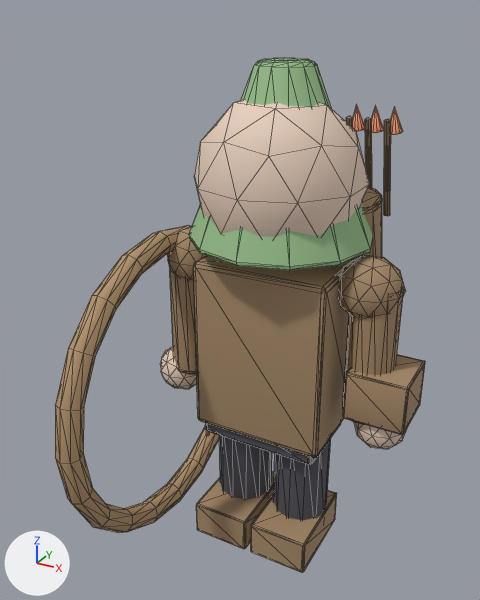
An edit to the glTF model adalides/assets/models/arquero.glb, drawn before and after from the same camera.
Before and after are seen from a 50 mm camera at (0.832, -1.756, 1.73) aimed at (-0.073, -0.11, 0.908). Every picture has the same lights, and +X, +Y and +Z are marked at lower left. The first picture is the older version. Mesh edges are drawn as thin lines. Vertices at exactly the same position are counted once.

The first picture shows 'arquero'.
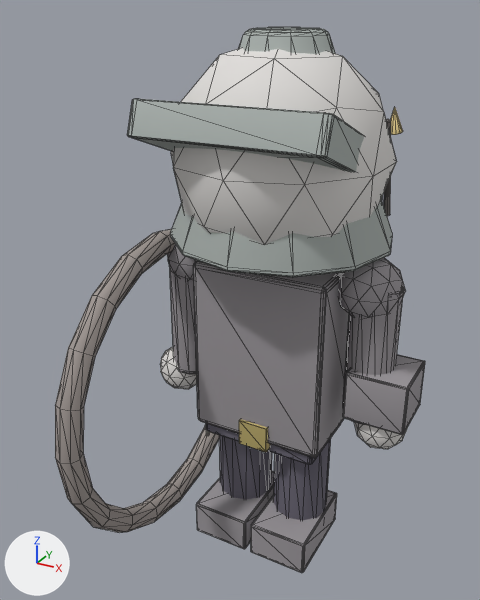
Pixel boxes (x1, y1, x2, y2) of what changed, in the pictures (480 x 600 px):
'arquero', recoloured, reshaped (brown to grey, 6% taller)
    before: (55, 58, 425, 572)
    after: (55, 27, 425, 573)
part 1 of me_cylinder_156, added
    after: (171, 48, 397, 245)
part 2 of me_cylinder_156, rebuilt (21% wider, 18% taller)
    before: (189, 58, 373, 270)
    after: (170, 27, 392, 278)
part 3 of me_cylinder_156, added (yellow)
    after: (239, 419, 270, 452)
part 4 of me_cylinder_156, added
    after: (127, 99, 365, 172)
part 5 of me_cylinder_156, built on (mostly hidden afterwards)
    before: (194, 99, 370, 464)
    after: (179, 198, 425, 464)
part 6 of me_cylinder_156, added
    after: (197, 471, 337, 573)

The change, as a diff of the scene's bpy script:
```diff
--- a/adalides/assets/models/arquero.glb.py
+++ b/adalides/assets/models/arquero.glb.py
@@ mat_ch_dark @@
 mat_ch_dark = principled_material('CH_dark')
-mat_ch_dark.base_color = (0.08, 0.08, 0.1)  # dark grey #505059
+mat_ch_dark.base_color = (0.14, 0.13, 0.17)  # grey #696573
 mat_ch_dark.roughness = 0.8
@@ mat_ch_leather @@
 mat_ch_leather = principled_material('CH_leather')
-mat_ch_leather.base_color = (0.38, 0.25, 0.14)  # brown #a68969
+mat_ch_leather.base_color = (0.33, 0.31, 0.33)  # grey #9b979b
 mat_ch_leather.roughness = 0.8
@@ mat_ch_skin @@
 mat_ch_skin = principled_material('CH_skin')
-mat_ch_skin.base_color = (0.8, 0.62, 0.5)  # beige #e7cebc
+mat_ch_skin.base_color = (0.74, 0.72, 0.7)  # light grey #dfddda
 mat_ch_skin.roughness = 0.8
@@ mat_ch_green @@
 mat_ch_green = principled_material('CH_green')
-mat_ch_green.base_color = (0.3, 0.5, 0.25)  # green #95bc89
+mat_ch_green.base_color = (0.4, 0.44, 0.42)  # grey #aab1ad
 mat_ch_green.roughness = 0.8
@@ mat_ch_wood @@
 mat_ch_wood = principled_material('CH_wood')
-mat_ch_wood.base_color = (0.46, 0.3, 0.16)  # brown #b5956f
+mat_ch_wood.base_color = (0.36, 0.32, 0.3)  # grey #a29995
 mat_ch_wood.roughness = 0.8
@@ mat_ch_accent @@
 mat_ch_accent = principled_material('CH_accent')
-mat_ch_accent.base_color = (0.95, 0.35, 0.2)  # orange #f9a07c
+mat_ch_accent.base_color = (0.86, 0.68, 0.3)  # yellow #efd795
 mat_ch_accent.roughness = 0.8
@@ mat_ch_gold @@
+mat_ch_gold = principled_material('CH_gold')
+mat_ch_gold.base_color = (0.92, 0.76, 0.3)  # yellow #f6e295
+mat_ch_gold.metallic = 0.7
+mat_ch_gold.roughness = 0.35
@@ me_cylinder_156 @@
 # used by ob_arquero; location = (0.0, 0.0, 0.0)
-me_cylinder_156.from_pydata(...)  # 1345 vertices, 2590 faces; spans x -0.45..0.47, y -0.64..0.44, z 0.0..1.6
+me_cylinder_156.from_pydata(...)  # 2041 vertices, 3970 faces; spans x -0.45..0.47, y -0.64..0.44, z 0.0..1.68
+# me_cylinder_156 part 1: a new loose piece, an icosphere of 80 faces spanning x -0.31..0.31, y -0.33..0.33, z 1.0..1.66, in mat_ch_skin (light grey #dfddda)
+# me_cylinder_156 part 2: the loose piece of 72 vertices spanning x -0.28..0.28, y -0.26..0.3, z 1.08..1.6 is rebuilt with 96 vertices and now spans x -0.34..0.34, y -0.31..0.35, z 1.08..1.68
+# me_cylinder_156 part 3: a new loose piece of 96 vertices spanning x -0.05..0.05, y -0.16..-0.13, z 0.41..0.5, in mat_ch_gold (yellow #f6e295)
+# me_cylinder_156 part 4: a new loose piece of 96 vertices spanning x -0.28..0.28, y -0.36..-0.04, z 1.32..1.52, in mat_ch_green (grey #aab1ad)
+# me_cylinder_156 part 5: 16 vertices moved within x -0.21..0.21, y -0.15..0.15, z 0.4..1.01; 42 vertices removed from x -0.25..0.25, y -0.26..0.26, z 1.01..1.53; 280 vertices added at x -0.39..0.46, y -0.15..0.37, z 0.4..1.22
+# me_cylinder_156 part 6: 104 vertices added at x -0.21..0.21, y -0.19..0.11, z 0.0..0.12
+# other edits to the shape of me_cylinder_156 do not show in these pictures
 me_cylinder_156.materials.append(mat_ch_dark)
@@ me_cylinder_156 @@
 me_cylinder_156.materials.append(mat_ch_accent)
+me_cylinder_156.materials.append(mat_ch_gold)  # yellow #f6e295
```
